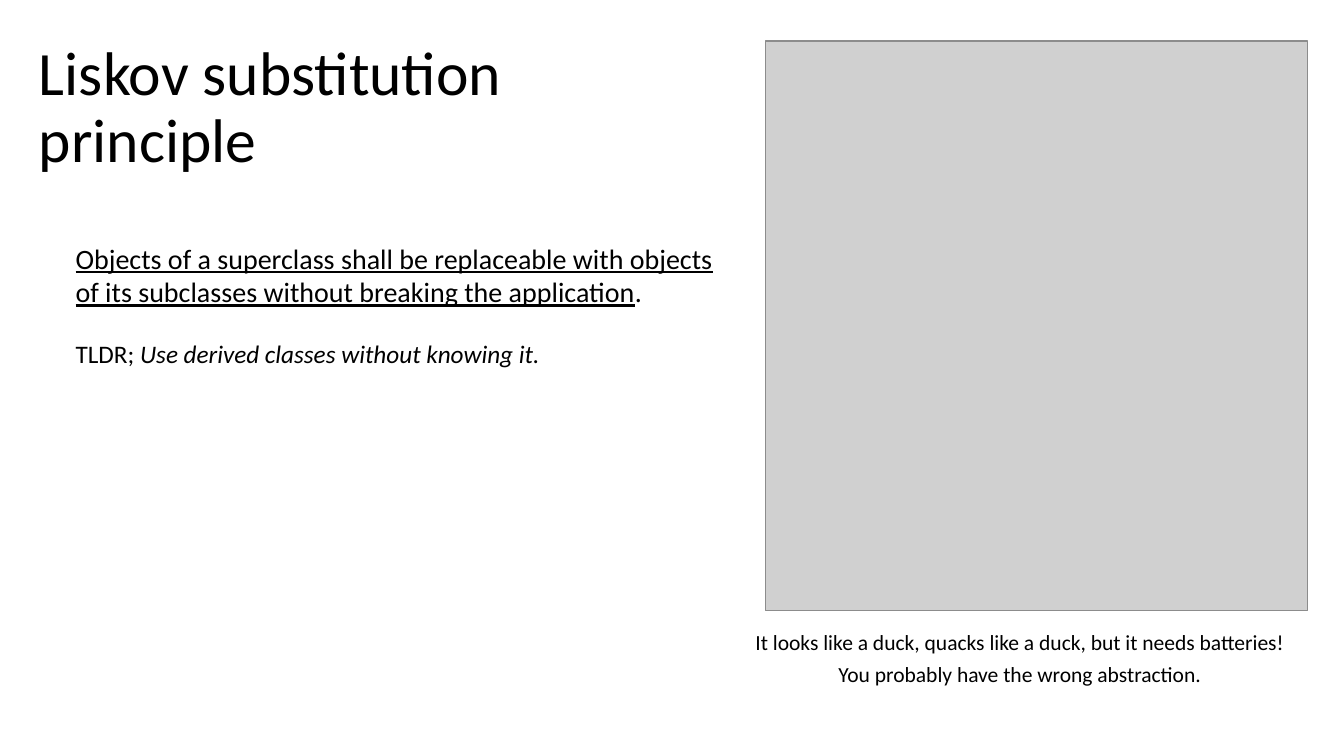
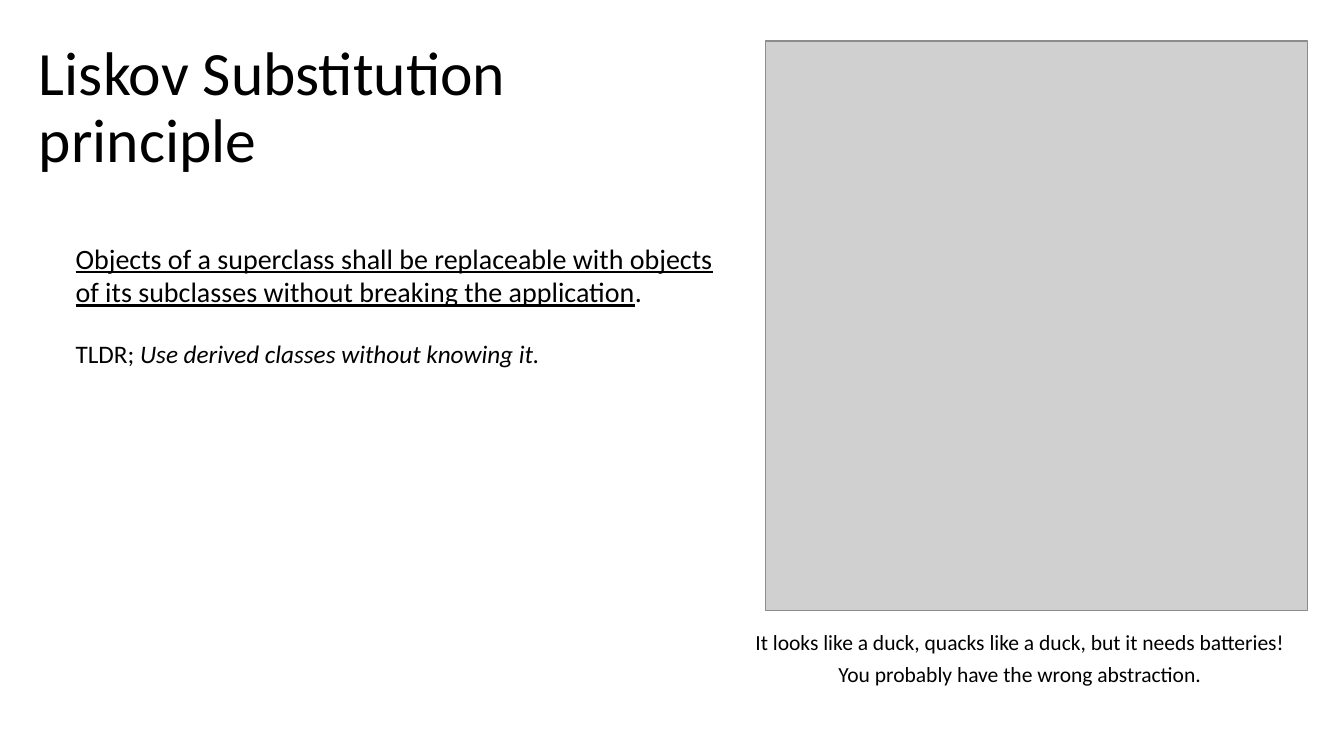
Before and after one commit to DonatasKukta/SOLID, a slide deck: slide 15 of SOLID.pptx (slide 14 before the commit). Drawn at 1344x756 pixels with LibreOffice and Linux fonts; fonts in the diff are those of the drawing; grey boxes stand for pictures. Boxes give left, top, right and bottom in pixels: in the first picture for what was removed or moved away, otherwise in the second. Text is boxed around its words. In the diff, an @@ line names an element or a change of style, - is before the commit and + after.

Commit message:
Add code snippets for Liskov principle.

```diff
--- a/SOLID.pptx
+++ b/SOLID.pptx
@@ title at [39, 52, 505, 172]: text changed @@
-Liskov substitution principle
+Liskov Substitution principle
```
Also in this commit, not shown: 3 other slides changed, 4 slides added, 1 other file.
